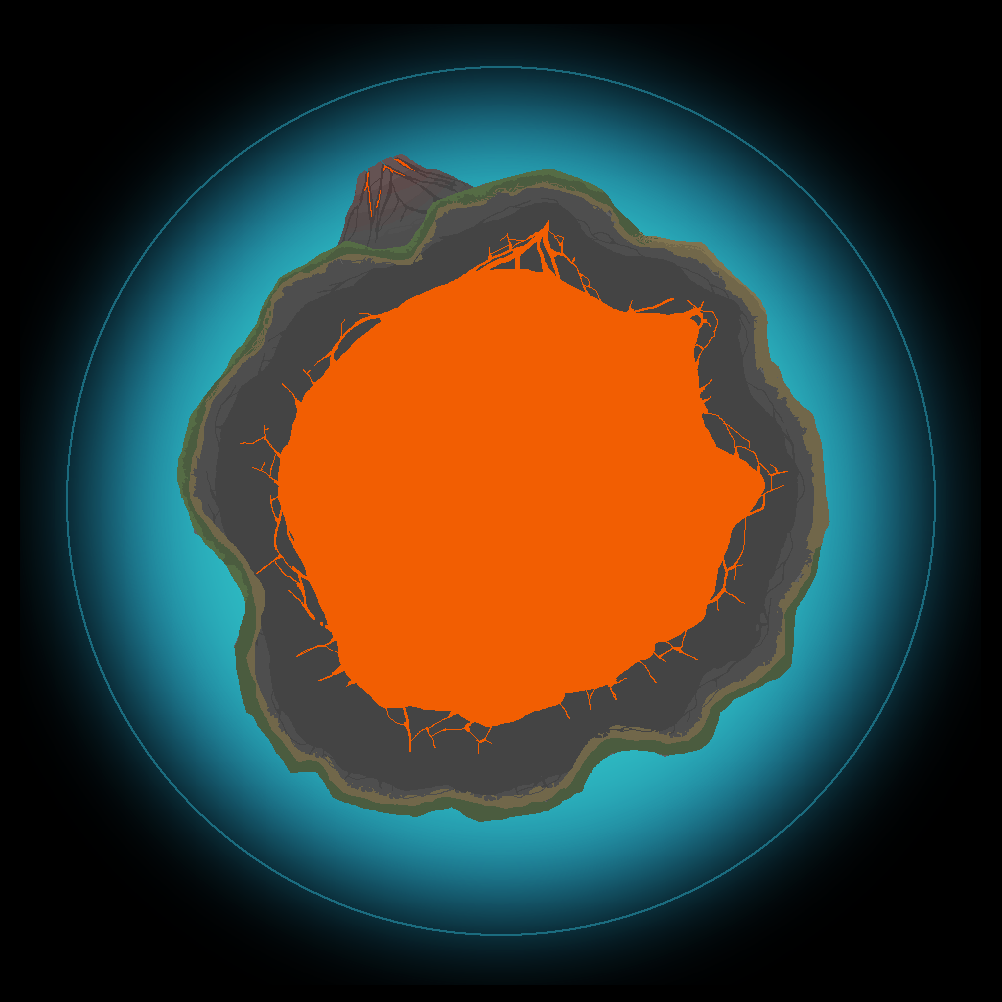
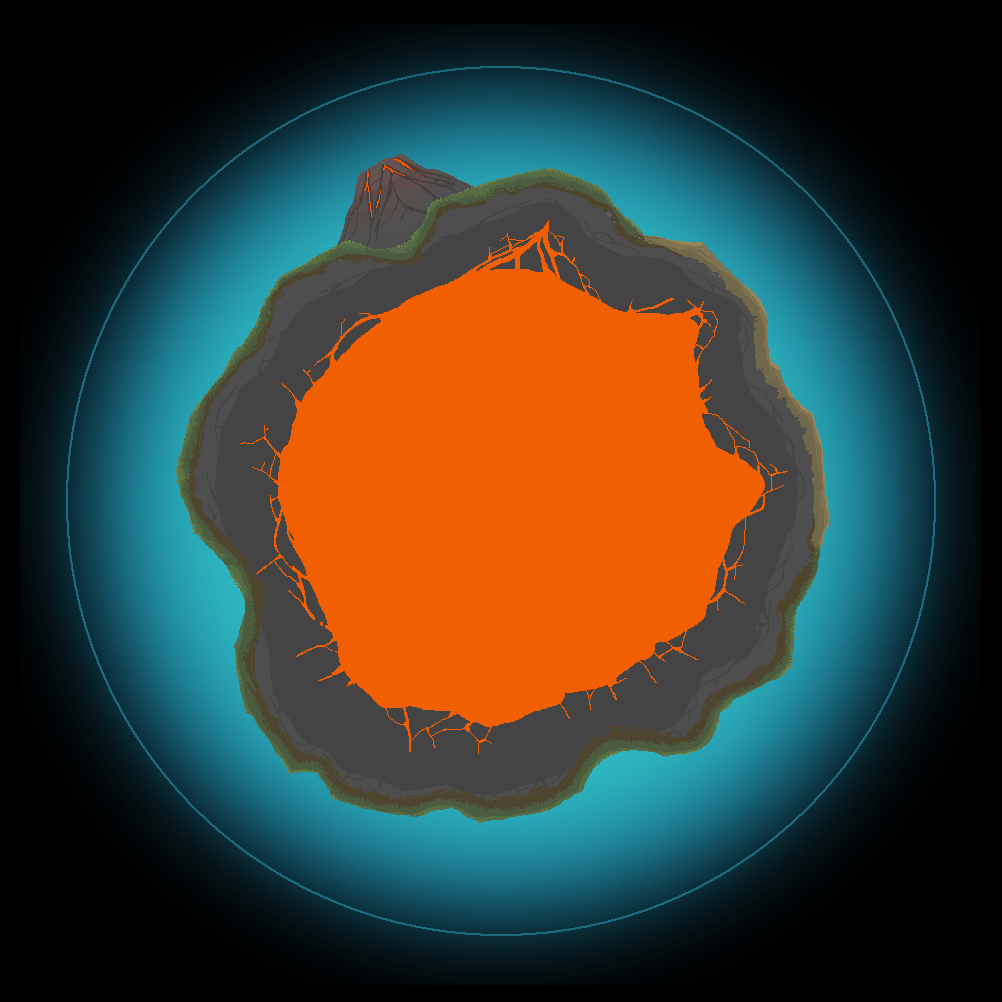
Revision of a layered 1002x1002 image; what changed, layer by layer:
renamed "Grass" to "Layer 20", painted on it over [left=175, top=168, right=830, bottom=823]
